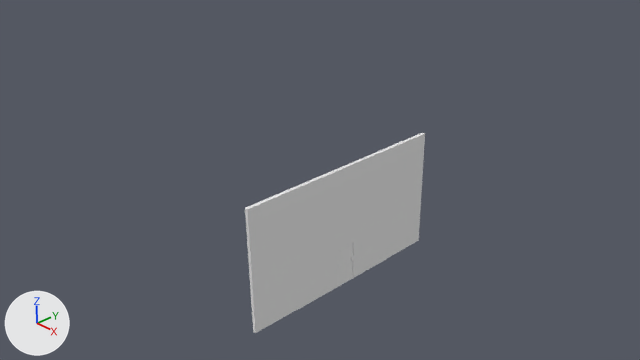
The Blender file Assets/3D Models/Props/doorNextRoom.blend, before and after one commit.
The view is the same before and after, from the file's camera 'Camera'. The axes (+X, +Y, +Z) are drawn at lower left. The lights are the same throughout.
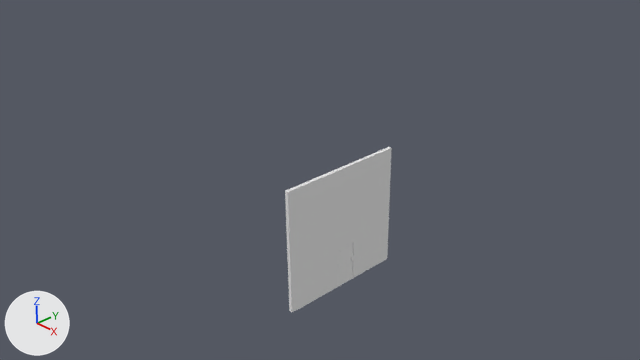
Location of each change, [x1, y1, x2, y2] in pixels of the pictures (640 x 360 px; the box of a moved part takes in the faces that stretch with it):
'Cube', reshaped (40% narrower, 17% shorter): before [245, 133, 425, 333]; after [285, 147, 392, 312]
part 1 of me_cube, moved or reshaped: before [352, 133, 425, 278]; after [352, 147, 392, 278]
part 2 of me_cube, moved or reshaped: before [245, 170, 337, 333]; after [285, 170, 337, 312]

The change in detail:
me_cube has 48 vertices, 36 faces and spans x 1.0..1.06, y -1.8..1.8, z -1.0..1.0.
me_cube is used by ob_cube; location (0.0, 0.0, 0.0).
Before the commit, vertices of me_cube: 0 (1.0, 1.8, -1.0), 2 (1.0, 1.8, 1.0) at pixel (422, 132), 26 (1.06, 1.8, -1.0) at pixel (418, 240), 27 (1.06, 1.8, 1.0) at pixel (425, 133).
Before the commit, vertices of me_cube: 1 (1.0, -1.8, -1.0) at pixel (253, 331), 3 (1.0, -1.8, 1.0) at pixel (244, 207), 25 (1.06, -1.8, -1.0) at pixel (255, 333), 28 (1.06, -1.8, 1.0) at pixel (247, 209).
Part 1, on me_cube:
Vertices 0, 2, 26, 27 of me_cube move by (0.0, -0.81, 0.0).
Part 2, on me_cube:
Vertices 1, 3, 25, 28 of me_cube move by (0.0, 0.68, 0.0).
